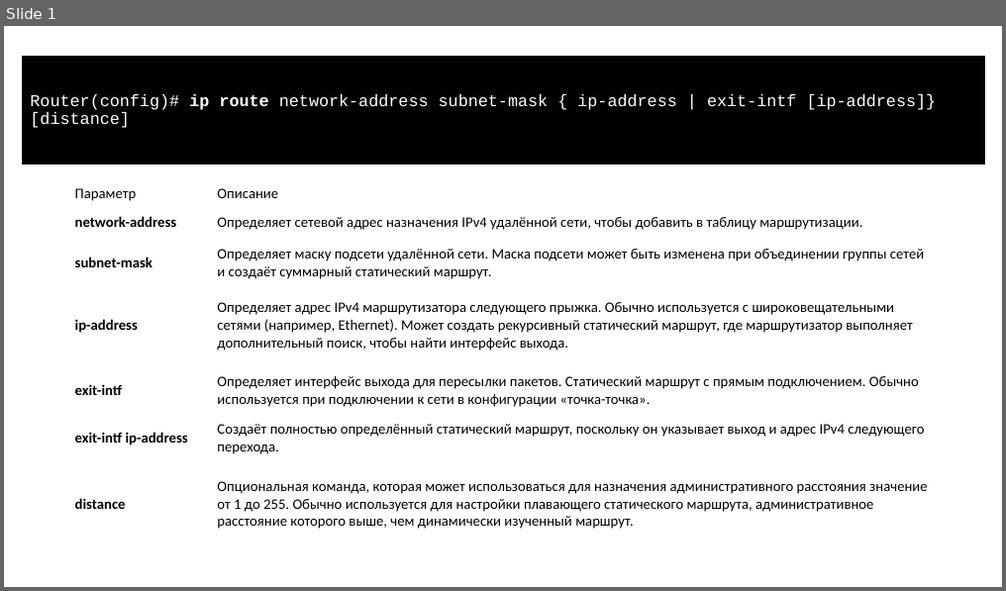
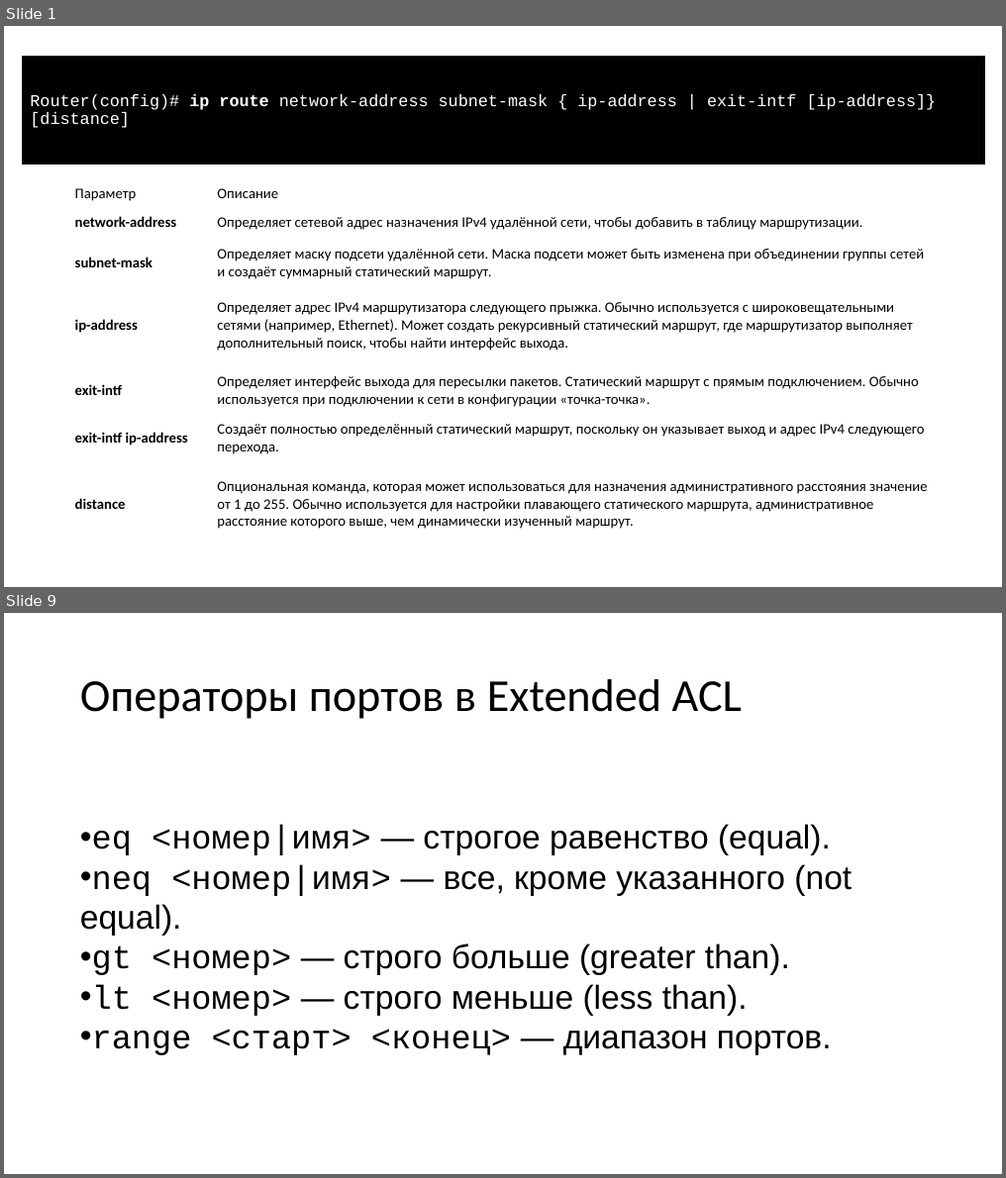
Before and after one commit to gas533/itn, a slide deck: 1.10 Practice/1.10 Practice.pptx. Shown one above the other, each under a label of ours: slide 1 before the commit, slides 1 and 9 after it; the slides between them are not shown. The pictures are 1006x591 and 1006x1178 pixels, drawn with LibreOffice and Linux fonts; fonts in the diff are those of the drawing. Boxes give left, top, right and bottom in pixels: in the first picture for what was removed or moved away, otherwise in the second. Text is boxed around its words. In the diff, an @@ line names an element or a change of style, - is before the commit and + after.

```diff
--- a/1.10 Practice/1.10 Practice.pptx
+++ b/1.10 Practice/1.10 Practice.pptx
@@ slide 9 added at bbox=[4, 613, 1002, 1174], background #FFFFFF @@
@@ title added at bbox=[80, 679, 742, 719], 44 pt, text #000000 @@
+Операторы портов в Extended ACL
@@ text added at bbox=[80, 824, 851, 1056], 32 pt, text #000000 @@
+• eq <номер|имя> — строгое равенство (equal).
+• neq <номер|имя> — все, кроме указанного (not equal).
+• gt <номер> — строго больше (greater than).
+• lt <номер> — строго меньше (less than).
+• range <старт> <конец> — диапазон портов.
```
Also in this commit, not shown: 1 slide changed, 10 other slides added, 12 other files.
